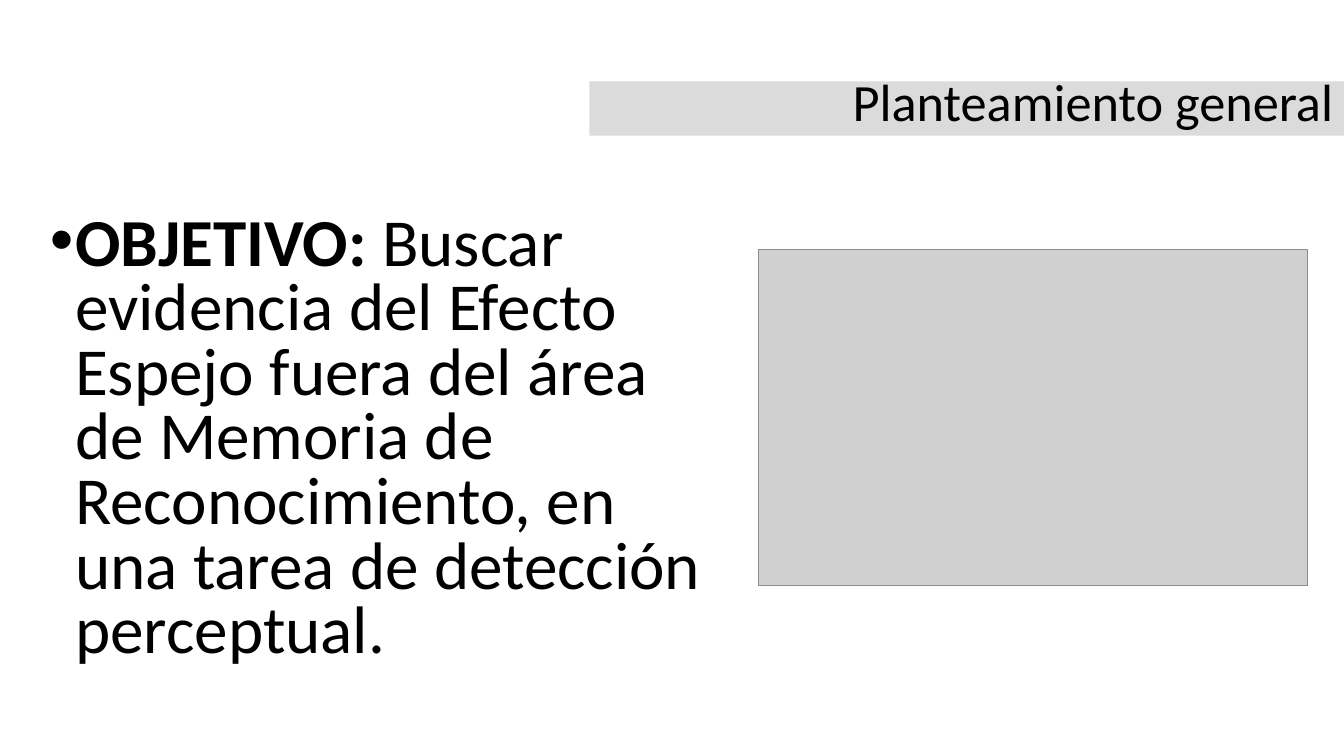
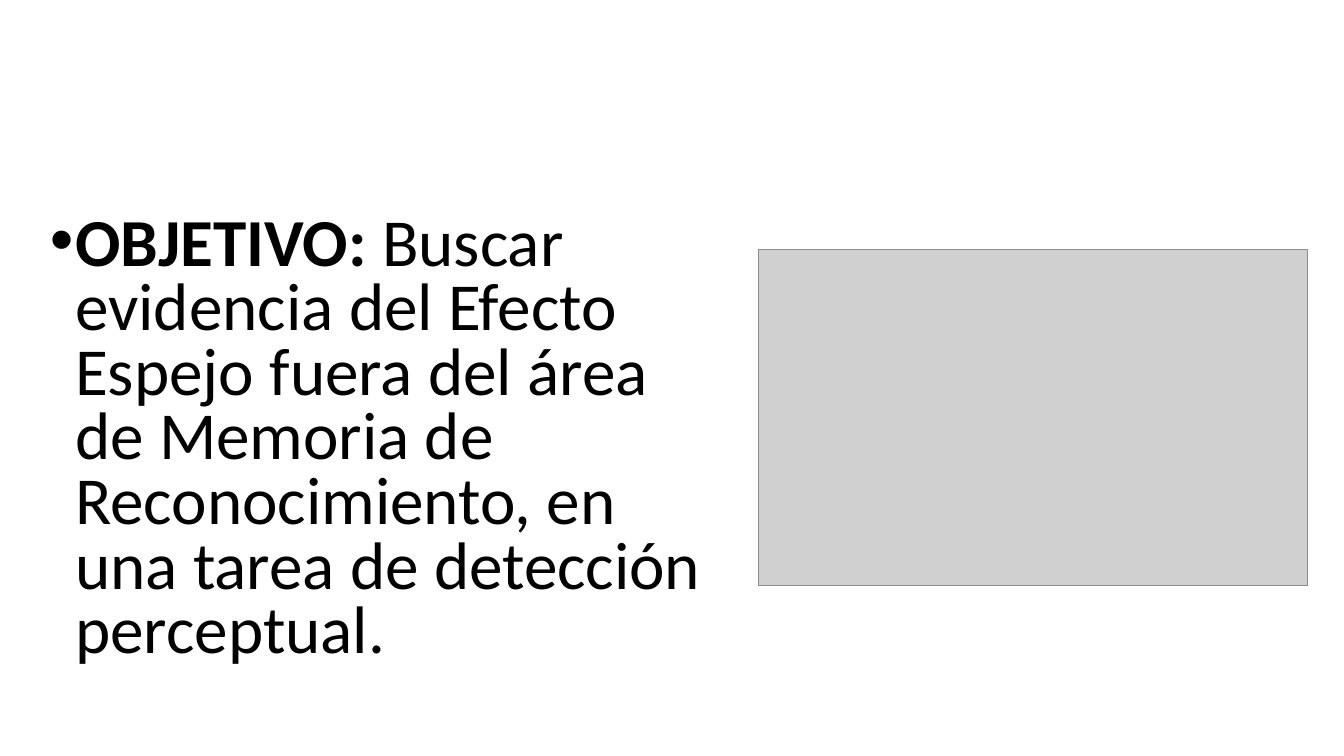
Before and after one commit to Adrifelcha/Adrifelcha, a slide deck: slide 26 of Tesis/Presentaciones/FINAL_Seminario.pptx (slide 32 before the commit). Drawn at 1344x756 pixels with LibreOffice and Linux fonts; fonts in the diff are those of the drawing; grey boxes stand for pictures. Boxes give left, top, right and bottom in pixels: in the first picture for what was removed or moved away, otherwise in the second. Text is boxed around its words. In the diff, an @@ line names an element or a change of style, - is before the commit and + after.

```diff
--- a/Tesis/Presentaciones/FINAL_Seminario.pptx
+++ b/Tesis/Presentaciones/FINAL_Seminario.pptx
@@ rectangle removed at (590, 82, 1344, 136) @@
-Planteamiento general
```
Also in this commit, not shown: 13 other slides changed, 8 slides added, 17 slides removed, 1 other file.
